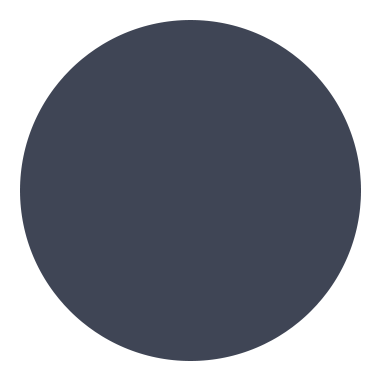
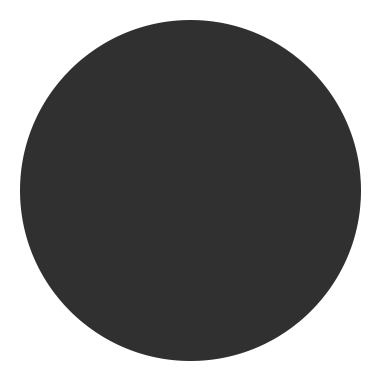
Layered file, before and after one edit (381 × 381). Changes by layer:
painted on "Ellipse 1" over [20,20,361,361]
